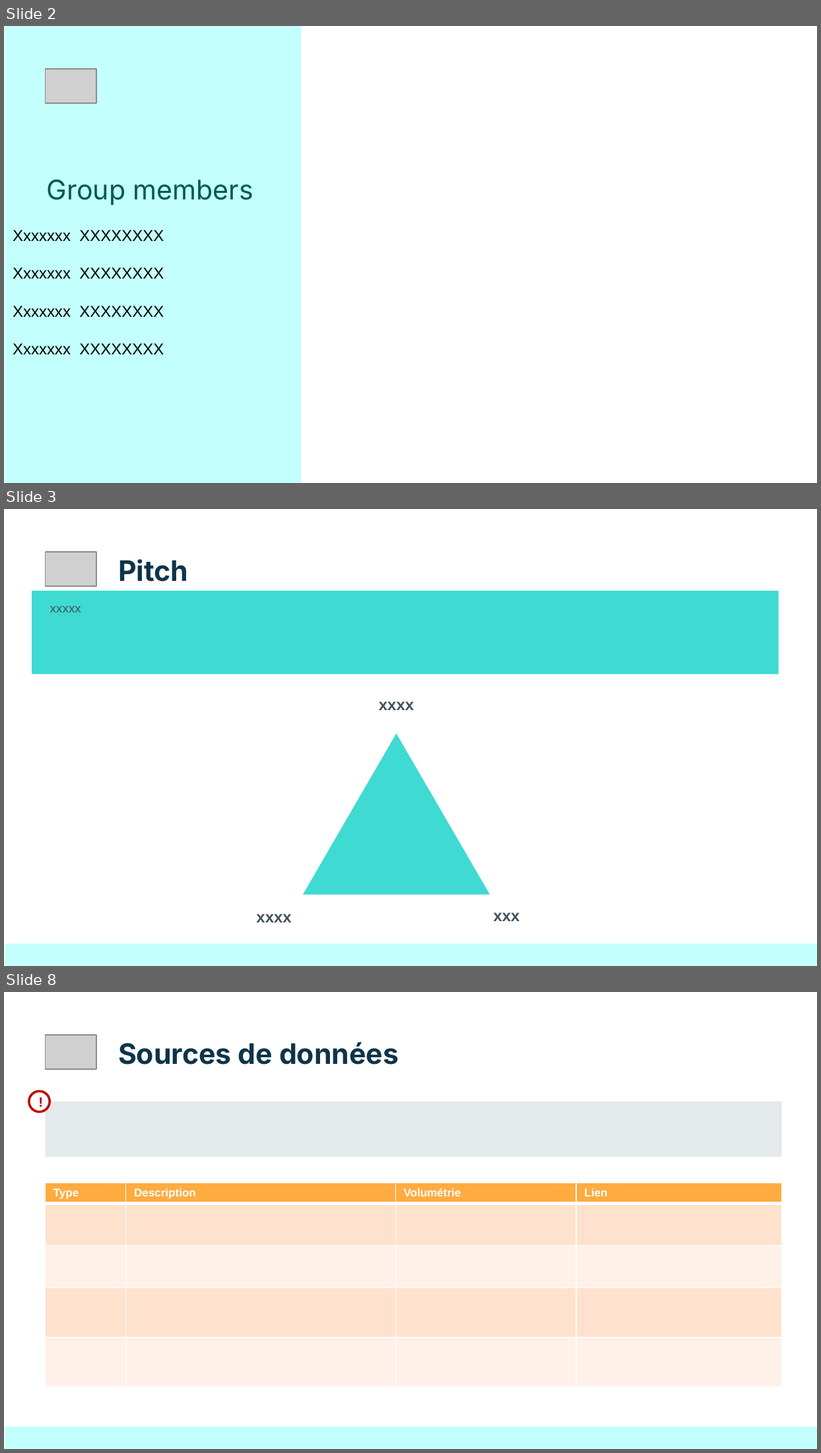
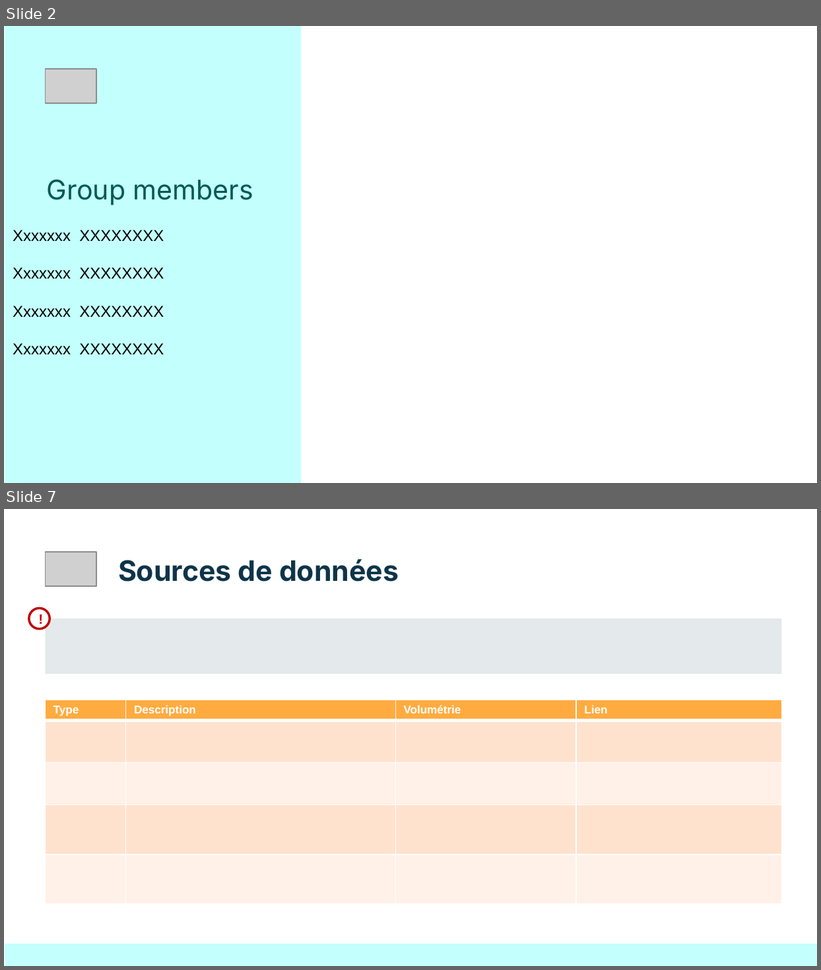
Before and after one commit to Sheikoh/REnergies_efficiency_prediction, a slide deck: presentation/dsfs_ft_35_Projet_REnergies_efficiency_prediction.pptx. Shown one above the other, each under a label of ours: slides 2, 3 and 8 before the commit, slides 2 and 7 after it; the slides between them are not shown. The pictures are 821x1453 and 821x970 pixels, drawn with LibreOffice and Linux fonts; fonts in the diff are those of the drawing; grey boxes stand for pictures. Boxes give left, top, right and bottom in pixels: in the first picture for what was removed or moved away, otherwise in the second. Text is boxed around its words. In the diff, an @@ line names an element or a change of style, - is before the commit and + after.

```diff
--- a/presentation/dsfs_ft_35_Projet_REnergies_efficiency_prediction.pptx
+++ b/presentation/dsfs_ft_35_Projet_REnergies_efficiency_prediction.pptx
@@ slide 3 removed at [4,509,817,966], background #FFFFFF @@
@@ picture removed at [46,552,96,586] @@
@@ title removed at [118,559,188,582] @@
-Pitch
@@ rectangle removed at [32,591,779,675] @@
@@ text removed at [50,606,81,613] @@
-xxxxx
@@ text removed at [379,702,414,710] @@
-xxxx
@@ triangle removed at [303,733,490,894] @@
@@ text removed at [256,914,291,923] @@
-xxxx
@@ text removed at [494,913,520,921] @@
-xxx
@@ rectangle removed at [5,944,817,966] @@
@@ what was slide 8 is now slide 7 @@
```
Also in this commit, not shown: 2 slides changed, 2 slides added, 2 other slides removed, 1 other file.
